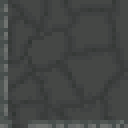
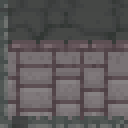
Two versions of the same layered image (128 × 128). Layer-by-layer changes:
hid "Layer 47", moved it above "DoorConnectorTop" over [0, 0, 128, 120]
added layer "Layer 48" above "DoorConnectorDown" over [0, 0, 128, 120]
